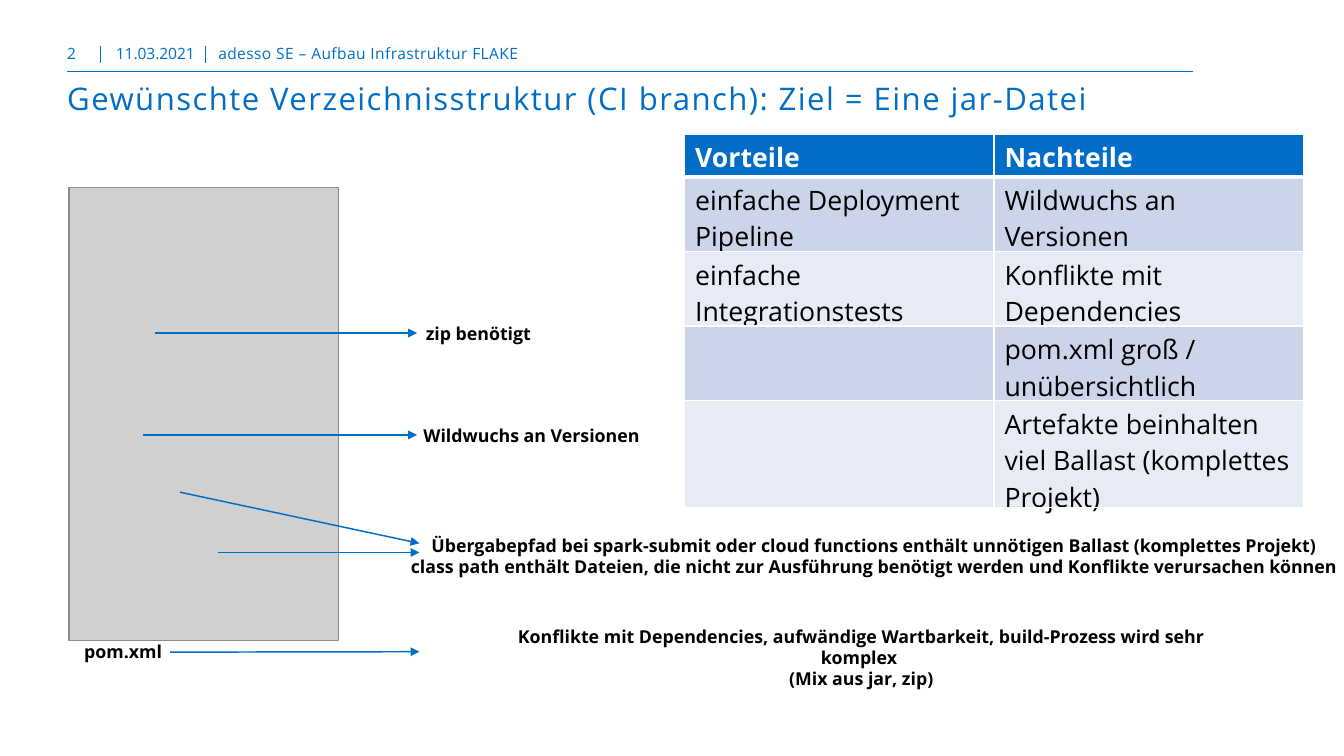
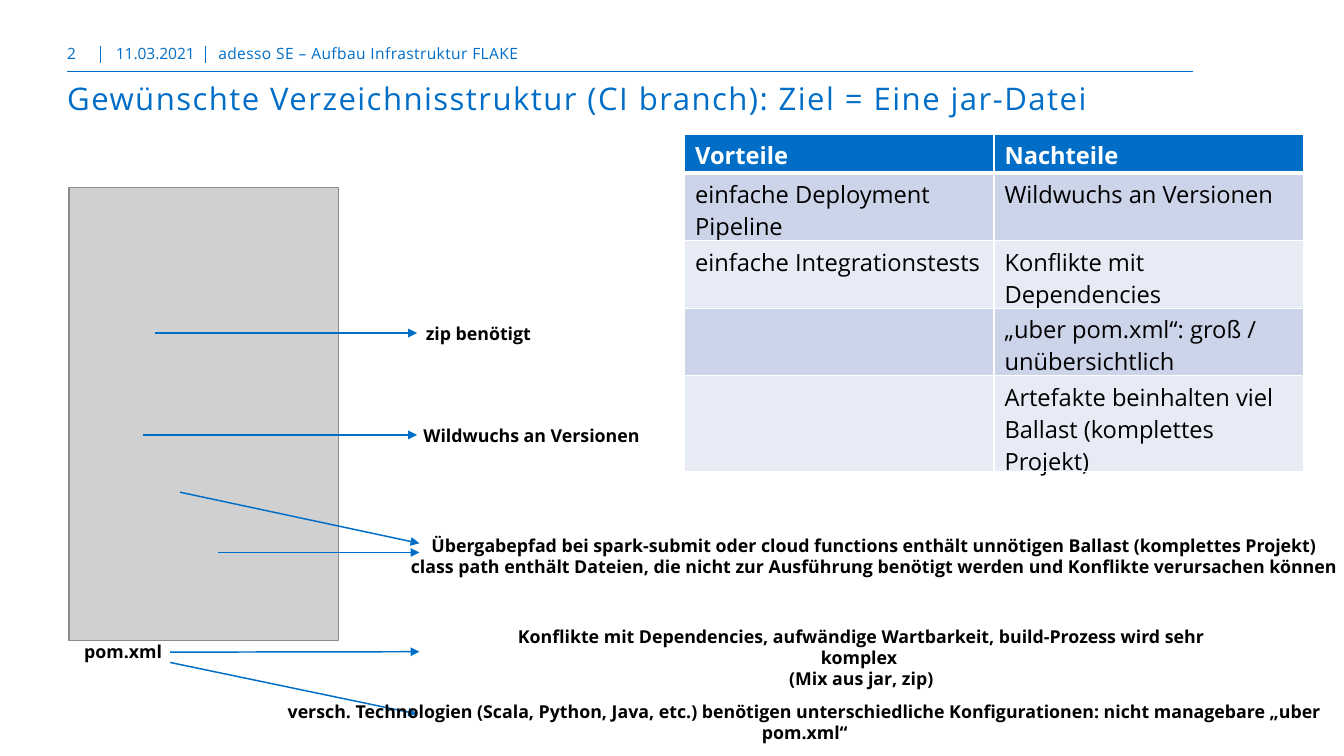
Before and after one commit to thpolzer/FLAKE_POC, a slide deck: slide 2 of DZBANK_repository_Struktur.pptx. Drawn at 1344x756 pixels with LibreOffice and Linux fonts; fonts in the diff are those of the drawing; grey boxes stand for pictures; background and template pictures are left out. Boxes give left, top, right and bottom in pixels: in the first picture for what was removed or moved away, otherwise in the second. Text is boxed around its words. In the diff, an @@ line names an element or a change of style, - is before the commit and + after.

```diff
--- a/DZBANK_repository_Struktur.pptx
+++ b/DZBANK_repository_Struktur.pptx
@@ table at [685, 134, 1303, 480] @@
-row 4, column 2: pom.xml groß / unübersichtlich
+row 4, column 2: „uber pom.xml“: groß / unübersichtlich
@@ size 18 to 16 pt in "Vorteile", "Nachteile", "einfache Deployment Pipeline", "Wildwuchs an Versionen" and 3 more places @@
@@ arrow added from (171, 662) to (417, 714), #006EC7 1 pt @@
@@ text added at [288, 701, 1321, 744], 12 pt, text #000000, bold @@
+versch. Technologien (Scala, Python, Java, etc.) benötigen unterschiedliche Konfigurationen: nicht managebare „uber pom.xml“
```
Also in this commit, not shown: 1 other slide changed.
